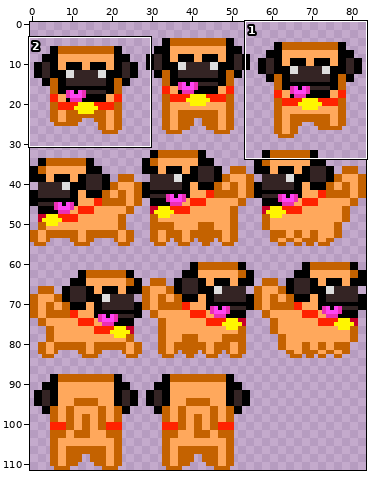
Sprite sheet, stored at bin/data/doggo.png. Above: a wide view before the commit, with the close-up outlined.
Close-up. Before the edit:
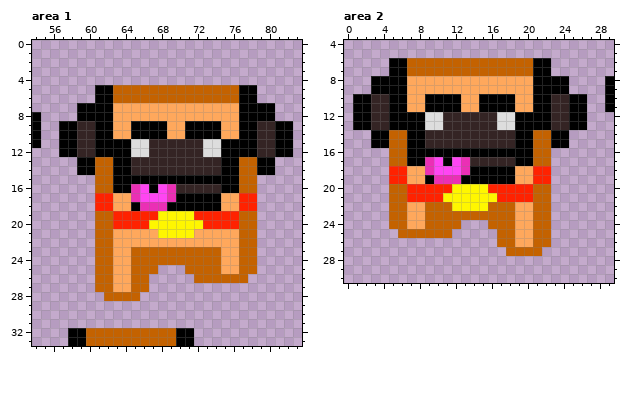
The file is 84x112 pixels. Pixels under 10% opacity are left out. Shown: area 1: x 54..83, y 0..33; area 2: x 0..29, y 4..30.
After:
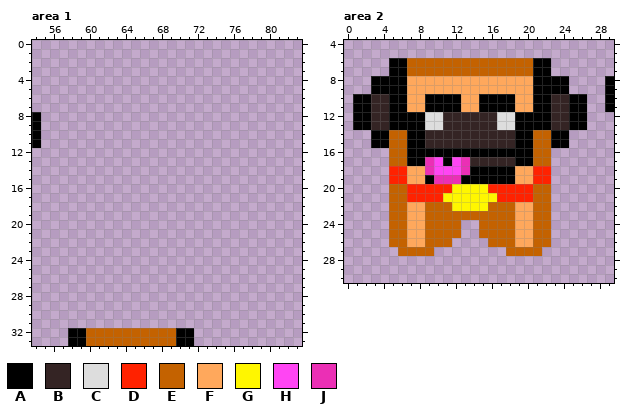
Palette (. is transparent): A #000000  B #342424  C #dddddd  D #ff2200  E #c46200  F #ffa85c  G #fff600  H #ff45f3  J #eb2fb5
Changes in this commit:
--- area 1
@@ x 54..83 @@
  4 ..............................
- 5 .......AAEEEEEEEEEEEEEEAA.....
- 6 .......AAEEEEEEEEEEEEEEAA.....
- 7 .....AAAAFFFFFFFFFFFFFFAAAA...
- 8 A....AAAAFFFFFFFFFFFFFFAAAA...
- 9 A..AABBAAFFAAAAFFAAAAFFAABBAA.
-10 A..AABBAAFFAAAAFFAAAAFFAABBAA.
-11 A..AABBAAAACCBBBBBBCCAAAABBAA.
-12 ...AABBAAAACCBBBBBBCCAAAABBAA.
-13 .....AAEEAABBBBBBBBBBAAEEAA...
-14 .....AAEEAABBBBBBBBBBAAEEAA...
-15 .......EEAAAAAAAAAAAAAAEE.....
-16 .......EEAAJHAHJBBBBBAAEE.....
-17 .......DDFFJHHHJAAAAAFFDD.....
-18 .......DDFFAJJJAAAAAAFFDD.....
-19 .......EEDDDDDGGGGDDDDDEE.....
-20 .......EEDDDDGGGGGGDDDDEE.....
-21 .......EEFFFFFGGGGFFFFFEE.....
-22 .......EEFFFFFFFFFFFFFFEE.....
-23 .......EEFFEEEEEEEEEEFFEE.....
-24 .......EEFFEEEEEEEEEEFFEE.....
-25 .......EEFFEEE...EEEEFFEE.....
-26 .......EEFFEE.....EEEEEE......
-27 .......EEFFEE.................
-28 ........EEEE..................
+ 5 ..............................
+ 6 ..............................
+ 7 ..............................
+ 8 A.............................
+ 9 A.............................
+10 A.............................
+11 A.............................
+12 ..............................
+13 ..............................
+14 ..............................
+15 ..............................
+16 ..............................
+17 ..............................
+18 ..............................
+19 ..............................
+20 ..............................
+21 ..............................
+22 ..............................
+23 ..............................
+24 ..............................
+25 ..............................
+26 ..............................
+27 ..............................
+28 ..............................
 29 ..............................
--- area 2
@@ x 3..18 @@
 23 ..EEFFEEEEEEEEEE
-24 ..EEFFEEEE...EEE
-25 ...EEEEEE.....EE
-26 ..............EE
-27 ...............E
+24 ..EEFFEEEE..EEEE
+25 ..EEFFEEEE..EEEE
+26 ..EEFFEEE....EEE
+27 ...EEEE........E
 28 ................
Where, in picture pixels (left, top, right, bottom), the same in both close-ups:
erased: (59, 85, 293, 301)
changed: (389, 220, 497, 256)
